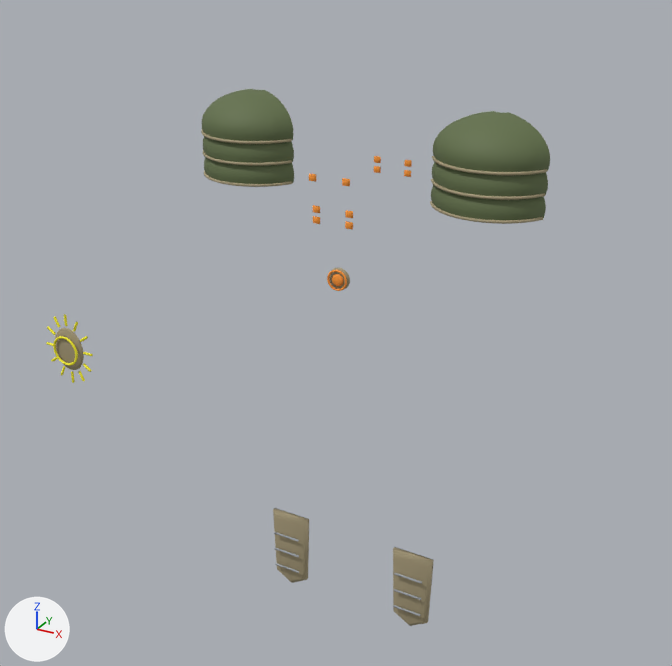
The OBJ model ArtSource/Heroes/ConceptModels/Auren-new-parts.obj as it was, and as the next commit left it.
Before and after are seen from a camera (50 mm lens) standing at (1.003, -2.007, 1.996) and looking at (-0.036, -0.118, 1.052). Every picture has the same lights, and +X, +Y and +Z are marked at lower left. The first picture is the older version. Where no turn or scale is listed for an object, it has been applied to the vertices. Vertices at exactly the same position are counted once.

The older version as bpy lines, for what is in view:
```python
me_auren_new_parts = bpy.data.meshes.new('Auren-new-parts')
me_auren_new_parts.from_pydata(...)  # 4790 vertices, 9028 faces; spans x -0.667..0.455, y -0.496..0.116, z 0.203..1.617
# faces by material slot: [4832, 912, 1196, 168, 1920]
me_auren_new_parts.materials.append(mat_auren_surface_2)  # beige #a69979
me_auren_new_parts.materials.append(mat_auren_surface_5)  # yellow #fff62c
me_auren_new_parts.materials.append(mat_auren_surface_3)  # orange #ff9935
me_auren_new_parts.materials.append(mat_auren_surface_4)  # grey #999ea2
me_auren_new_parts.materials.append(mat_auren_surface_1)  # dark green #616f48
ob_auren_new_parts = bpy.data.objects.new('Auren-new-parts', me_auren_new_parts)
ob_auren_new_parts.location = (0.0, 0.0, 0.0)
```
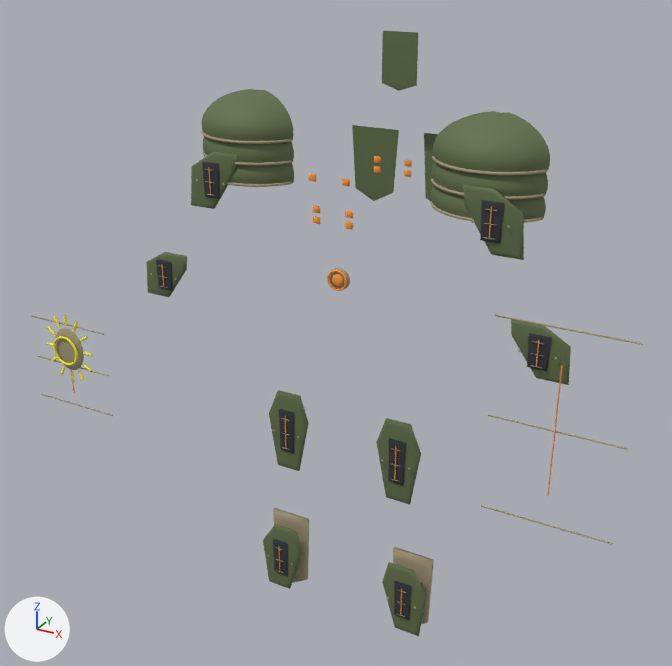
Edits to the scene script, one JSON object a line:
```json
{"op": "add", "block": "mat_auren_surface_0", "code": ["mat_auren_surface_0 = principled_material('Auren_surface_0')", "mat_auren_surface_0.base_color = (0.03, 0.035, 0.045)  # dark grey #30353c", "mat_auren_surface_0.roughness = 0.7"]}
{"block": "me_auren_new_parts", "where": "# used by ob_auren_new_parts; location = (0.0, 0.0, 0.0)"}
{"op": "remove", "block": "me_auren_new_parts", "code": "me_auren_new_parts.from_pydata(...)  # 4790 vertices, 9028 faces; spans x -0.667..0.455, y -0.496..0.116, z 0.203..1.617"}
{"op": "add", "block": "me_auren_new_parts", "code": "me_auren_new_parts.from_pydata(...)  # 6382 vertices, 11852 faces; spans x -0.712..0.738, y -0.496..0.241, z 0.203..1.758"}
{"block": "me_auren_new_parts", "change": "me_auren_new_parts part 1: 1042 vertices added at x -0.712..0.738, y -0.483..0.241, z 0.226..1.758"}
{"block": "me_auren_new_parts", "change": "other edits to the shape of me_auren_new_parts do not show in these pictures"}
{"op": "add", "block": "me_auren_new_parts", "code": "me_auren_new_parts.materials.append(mat_auren_surface_0)  # dark grey #30353c"}
```

Location of each change, (x1, y1, x2, y2) in pixels of the pictures (672 x 666 px):
```json
{"object": "Auren-new-parts", "change": "reshaped", "before": [46, 89, 550, 626], "after": [31, 31, 643, 636], "on screen": "21% wider, 13% taller"}
{"part": 1, "of": "me_auren_new_parts", "change": "added", "after": [31, 31, 643, 636]}
```
